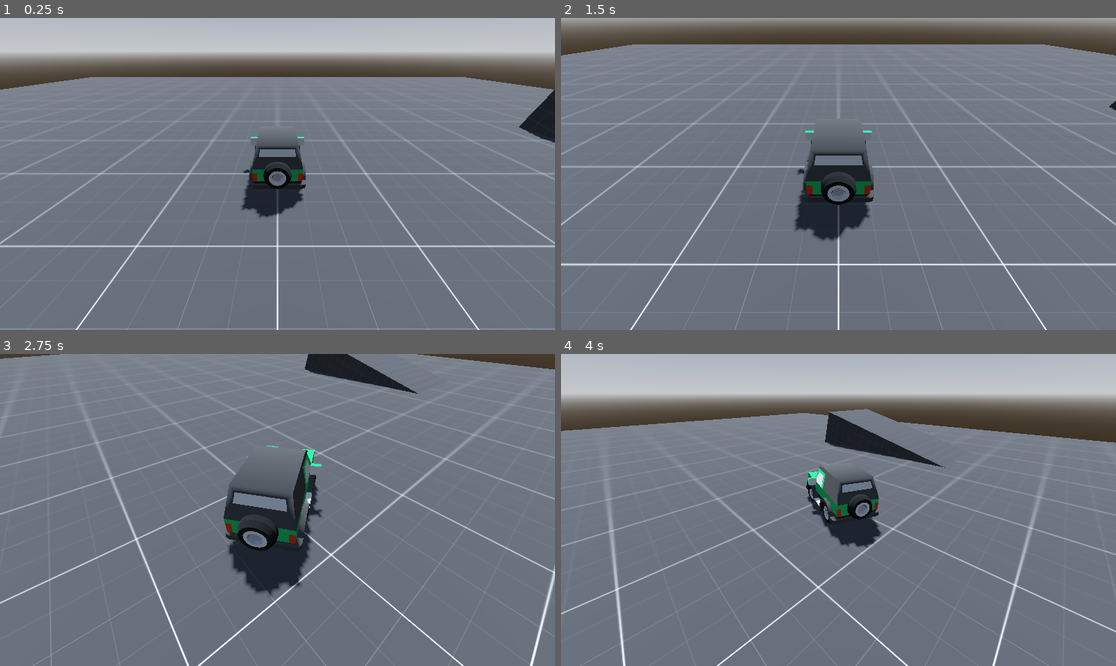
Above: before the commit, frames 1-4 (two rows, left to right).
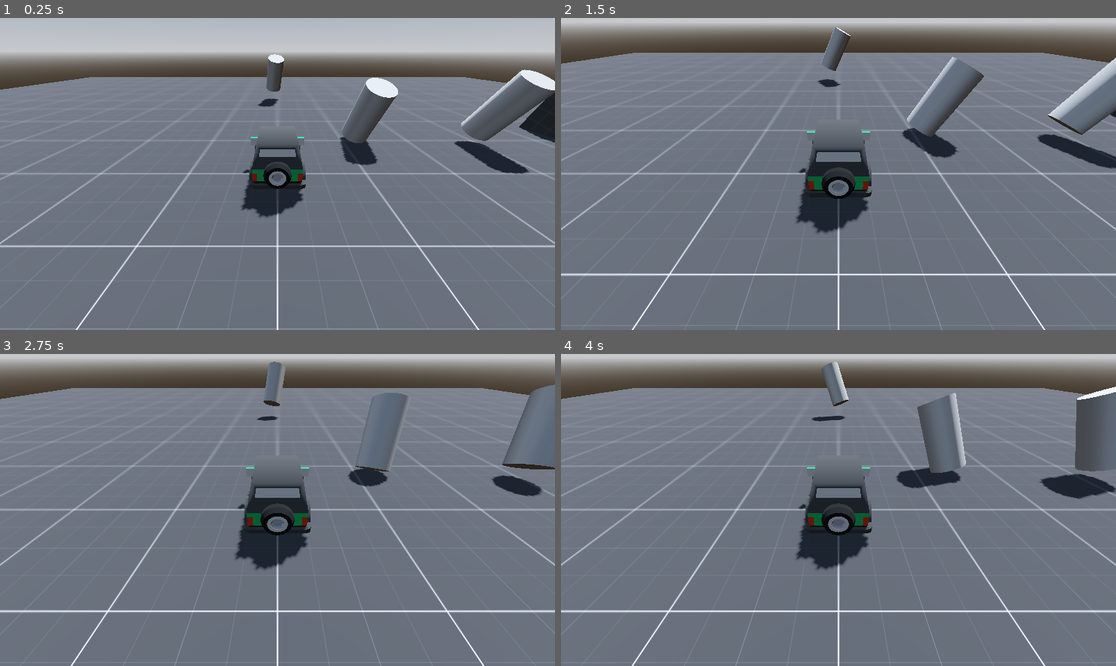
Above: after the commit, the same moments.

Repository: VriskaSekret/car_game
Game: Godot game, scene res://test_scene.tscn
Same seed, same stepped clock (60 frames per second), same inputs: the game is played once before the commit and once after it.
Inputs:
- Up to frame 1 (0.25 s): no input
- Up to frame 2 (1.5 s): hold D (steer_right) 0.53-1.28 s; hold S (brake) from 1.28 s (still down)
- Up to frame 3 (2.75 s): release S (brake) at 2.03 s; hold D (steer_right) from 2.03 s (still down)
- Up to frame 4 (4 s): release D (steer_right) at 2.78 s; hold W (accelerate) 2.78-3.53 s; hold A (steer_left) from 3.53 s (still down)

The runs differ from the first frame. In frame 1, 4.1% of the frame differs, in the area x 46-100%, y 11-51%; in frame 2, 18%; in frame 3, 20%; in frame 4, 31%, in the area x 0-100%, y 0-100%.

Commit message:
added beer and trees

Diff:
--- /dev/null
+++ b/beer.gd
@@ -0,0 +1,10 @@
+extends Area3D
+
+
+
+func _on_body_entered(body: Node3D) -> void:
+	Global.score += 1
+	queue_free()
+
+func _physics_process(delta: float) -> void:
+	rotate_y(delta*1)
--- /dev/null
+++ b/beer.tscn
@@ -0,0 +1,20 @@
+[gd_scene load_steps=4 format=3 uid="uid://bc5eqimuylhd0"]
+
+[ext_resource type="Script" uid="uid://f6r7x0xoic04" path="res://beer.gd" id="1_sg1y2"]
+
+[sub_resource type="CylinderShape3D" id="CylinderShape3D_nrfpg"]
+
+[sub_resource type="CylinderMesh" id="CylinderMesh_o3ykq"]
+
+[node name="beer" type="Area3D"]
+collision_mask = 2
+script = ExtResource("1_sg1y2")
+
+[node name="CollisionShape3D" type="CollisionShape3D" parent="."]
+transform = Transform3D(1, 0, 0, 0, 0.896965, -0.442101, 0, 0.442101, 0.896965, 0, 0, 0)
+shape = SubResource("CylinderShape3D_nrfpg")
+
+[node name="MeshInstance3D" type="MeshInstance3D" parent="CollisionShape3D"]
+mesh = SubResource("CylinderMesh_o3ykq")
+
+[connection signal="body_entered" from="." to="." method="_on_body_entered"]
--- a/car.gd
+++ b/car.gd
@@ -25,10 +25,14 @@
 		apply_central_force(-car_mesh.global_transform.basis.z * speed_input)
 
 func _process(delta):
-	if not ground_ray.is_colliding():
+	acceleration = 35.0 + (Global.score * 5)
+	if not ground_ray.is_colliding() or not Global.is_dead:
 		return
 	speed_input = Input.get_axis("brake", "accelerate") * acceleration
-	turn_input = Input.get_axis("steer_right", "steer_left") * deg_to_rad(steering)
+	if speed_input > 0:
+		turn_input = Input.get_axis("steer_right", "steer_left") * deg_to_rad(steering)
+	elif speed_input < 0:
+		turn_input = Input.get_axis("steer_right", "steer_left") * -deg_to_rad(steering)
 	right_wheel.rotation.y = turn_input
 	left_wheel.rotation.y = turn_input
 
--- a/car.tscn
+++ b/car.tscn
@@ -22,7 +22,7 @@
 height = 2.0
 
 [node name="Car" type="RigidBody3D"]
-collision_layer = 2
+collision_layer = 6
 physics_material_override = SubResource("PhysicsMaterial_dtpcx")
 gravity_scale = 3.0
 angular_damp = 10.0
--- /dev/null
+++ b/global.gd
@@ -0,0 +1,4 @@
+extends Node
+
+@onready var score = 0
+@onready var is_dead = false
--- a/project.godot
+++ b/project.godot
@@ -13,6 +13,10 @@
 config/name="car_game"
 run/main_scene="uid://be1mi7mimuwfx"
 config/features=PackedStringArray("4.4", "Forward Plus")
+
+[autoload]
+
+Global="*res://global.gd"
 
 [input]
 
--- a/test_scene.tscn
+++ b/test_scene.tscn
@@ -1,7 +1,9 @@
-[gd_scene load_steps=13 format=3 uid="uid://be1mi7mimuwfx"]
+[gd_scene load_steps=15 format=3 uid="uid://be1mi7mimuwfx"]
 
 [ext_resource type="Texture2D" uid="uid://0wof2ikeolop" path="res://assets/texture_01.png" id="1_tbqoc"]
 [ext_resource type="PackedScene" uid="uid://dbl4bno5e48ka" path="res://car.tscn" id="3_jaglt"]
+[ext_resource type="PackedScene" uid="uid://bc5eqimuylhd0" path="res://beer.tscn" id="3_sasra"]
+[ext_resource type="PackedScene" uid="uid://bacj14uc7wbkp" path="res://tree.tscn" id="4_coq8p"]
 
 [sub_resource type="ProceduralSkyMaterial" id="ProceduralSkyMaterial_74a4f"]
 sky_horizon_color = Color(0.64625, 0.65575, 0.67075, 1)
@@ -89,4 +91,25 @@
 
 [node name="Car" parent="." instance=ExtResource("3_jaglt")]
 
+[node name="beer" parent="." instance=ExtResource("3_sasra")]
+transform = Transform3D(1, 0, 0, 0, 1, 0, 0, 0, 1, 12.242, 1.36571, 13.6086)
+
+[node name="beer2" parent="." instance=ExtResource("3_sasra")]
+transform = Transform3D(1, 0, 0, 0, 1, 0, 0, 0, 1, 7.34852, 1.37589, -1.8358)
+
+[node name="beer3" parent="." instance=ExtResource("3_sasra")]
+transform = Transform3D(1, 0, 0, 0, 1, 0, 0, 0, 1, -9.8494, 1.27722, 2.32115)
+
+[node name="beer4" parent="." instance=ExtResource("3_sasra")]
+transform = Transform3D(1, 0, 0, 0, 1, 0, 0, 0, 1, -0.185976, 1.67583, -10.0762)
+
+[node name="beer5" parent="." instance=ExtResource("3_sasra")]
+transform = Transform3D(1, 0, 0, 0, 1, 0, 0, 0, 1, 0.0928626, 1.34385, 11.5604)
+
+[node name="beer6" parent="." instance=ExtResource("3_sasra")]
+transform = Transform3D(1, 0, 0, 0, 1, 0, 0, 0, 1, 3.10479, 1.11802, -2.22981)
+
+[node name="tree" parent="." instance=ExtResource("4_coq8p")]
+transform = Transform3D(1, 0, 0, 0, 1, 0, 0, 0, 1, 6.07883, 1.18757, 13.7328)
+
 [editable path="Car"]
--- /dev/null
+++ b/tree.gd
@@ -0,0 +1,5 @@
+extends Area3D
+
+
+func _on_body_entered(body: Node3D) -> void:
+	Global.is_dead = true
--- /dev/null
+++ b/tree.tscn
@@ -0,0 +1,20 @@
+[gd_scene load_steps=4 format=3 uid="uid://bacj14uc7wbkp"]
+
+[ext_resource type="Script" uid="uid://4ij3g8l8lcno" path="res://tree.gd" id="1_brfkd"]
+
+[sub_resource type="CylinderShape3D" id="CylinderShape3D_nnvrw"]
+
+[sub_resource type="CylinderMesh" id="CylinderMesh_gvmkm"]
+
+[node name="tree" type="Area3D"]
+collision_layer = 0
+collision_mask = 4
+script = ExtResource("1_brfkd")
+
+[node name="CollisionShape3D" type="CollisionShape3D" parent="."]
+shape = SubResource("CylinderShape3D_nnvrw")
+
+[node name="MeshInstance3D" type="MeshInstance3D" parent="CollisionShape3D"]
+mesh = SubResource("CylinderMesh_gvmkm")
+
+[connection signal="body_entered" from="." to="." method="_on_body_entered"]
Not shown, added: beer.gd.uid
Not shown, added: global.gd.uid
Not shown, added: tree.gd.uid
